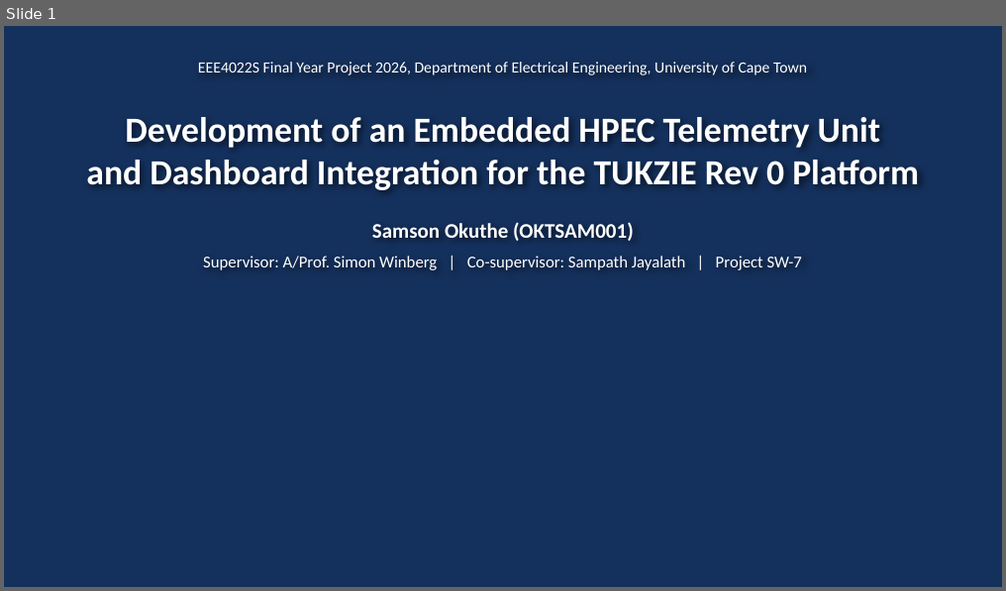
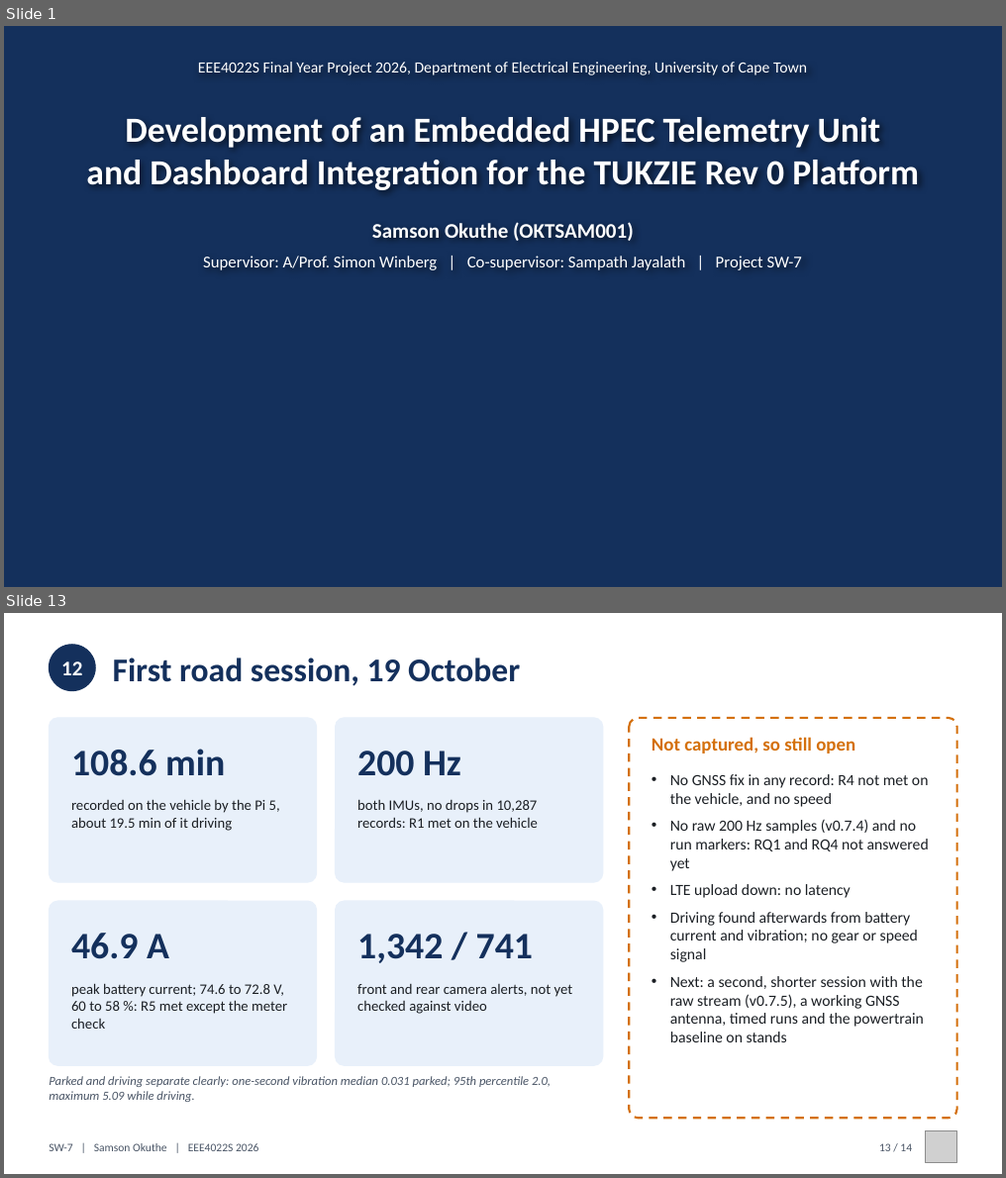
Before and after one commit to 0geder/Tukzie-HPEC-HUD, a slide deck: Presentation/SW7_Final_Presentation.pptx. Shown one above the other, each under a label of ours: slide 1 before the commit, slides 1 and 13 after it; the slides between them are not shown. The pictures are 1006x591 and 1006x1178 pixels, drawn with LibreOffice and Linux fonts; fonts in the diff are those of the drawing; grey boxes stand for pictures; background and template pictures are left out. Boxes give left, top, right and bottom in pixels: in the first picture for what was removed or moved away, otherwise in the second. Text is boxed around its words. In the diff, an @@ line names an element or a change of style, - is before the commit and + after.

Commit message:
Deck: results since 11 Oct (two-sided layout, Pi 5 detector, approaching-object warning, enclosures and power, first road session); 14 slides, 1,275 words

```diff
--- a/Presentation/SW7_Final_Presentation.pptx
+++ b/Presentation/SW7_Final_Presentation.pptx
@@ slide 13 added at [4, 613, 1002, 1174], background #FFFFFF @@
@@ ellipse added at [49, 645, 95, 691], fill #14305C, outline #14305C 1 pt @@
@@ text added at [61, 662, 82, 675], 20 pt, text #FFFFFF, bold @@
+12
@@ text added at [113, 658, 520, 686], 32 pt, text #14305C, bold @@
+First road session, 19 October
@@ rounded rectangle added at [49, 718, 317, 882], fill #E8F0FA, outline #E8F0FA 1 pt @@
@@ rounded rectangle added at [335, 718, 603, 882], fill #E8F0FA, outline #E8F0FA 1 pt @@
@@ rounded rectangle added at [629, 718, 957, 1118], fill #FFFFFF, outline #D4700C 2 pt dashed @@
@@ text added at [71, 749, 225, 776], 36 pt, text #14305C, bold @@
+108.6 min
@@ text added at [357, 751, 461, 776], 36 pt, text #14305C, bold @@
+200 Hz
@@ text added at [651, 737, 855, 754], 18 pt, text #D4700C, bold @@
+Not captured, so still open
@@ text added at [670, 774, 929, 1043], 15 pt, text #1B1F24 @@
+• No GNSS fix in any record: R4 not met on the vehicle, and no speed
+• No raw 200 Hz samples (v0.7.4) and no run markers: RQ1 and RQ4 not answered yet
+• LTE upload down: no latency
+• Driving found afterwards from battery current and vibration; no gear or speed signal
+• Next: a second, shorter session with the raw stream (v0.7.5), a working GNSS antenna, timed runs and the powertrain baseline on stands
@@ text added at [71, 799, 280, 831], 14 pt, text #1B1F24 @@
+recorded on the vehicle by the Pi 5, about 19.5 min of it driving
@@ text added at [357, 799, 538, 828], 14 pt, text #1B1F24 @@
+both IMUs, no drops in 10,287 records: R1 met on the vehicle
@@ rounded rectangle added at [49, 901, 317, 1065], fill #E8F0FA, outline #E8F0FA 1 pt @@
@@ rounded rectangle added at [335, 901, 603, 1065], fill #E8F0FA, outline #E8F0FA 1 pt @@
@@ text added at [71, 933, 169, 959], 36 pt, text #14305C, bold @@
+46.9 A
@@ text added at [357, 934, 533, 963], 36 pt, text #14305C, bold @@
+1,342 / 741
@@ text added at [71, 983, 287, 1029], 14 pt, text #1B1F24 @@
+peak battery current; 74.6 to 72.8 V, 60 to 58 %: R5 met except the meter check
@@ text added at [357, 984, 573, 1014], 14 pt, text #1B1F24 @@
+front and rear camera alerts, not yet checked against video
@@ text added at [49, 1076, 550, 1102], 12 pt, text #4A5566, italic @@
+Parked and driving separate clearly: one-second vibration median 0.031 parked; 95th percentile 2.0, maximum 5.09 while driving.
@@ text added at [49, 1144, 258, 1152], 11 pt, text #4A5566 @@
+SW-7 | Samson Okuthe | EEE4022S 2026
@@ text added at [879, 1144, 912, 1152], 11 pt, text #4A5566 @@
+13 / 14
@@ picture added at [926, 1131, 957, 1163] @@
```
Also in this commit, not shown: 8 slides changed, 4 other slides added, 3 slides removed, 6 other files.
